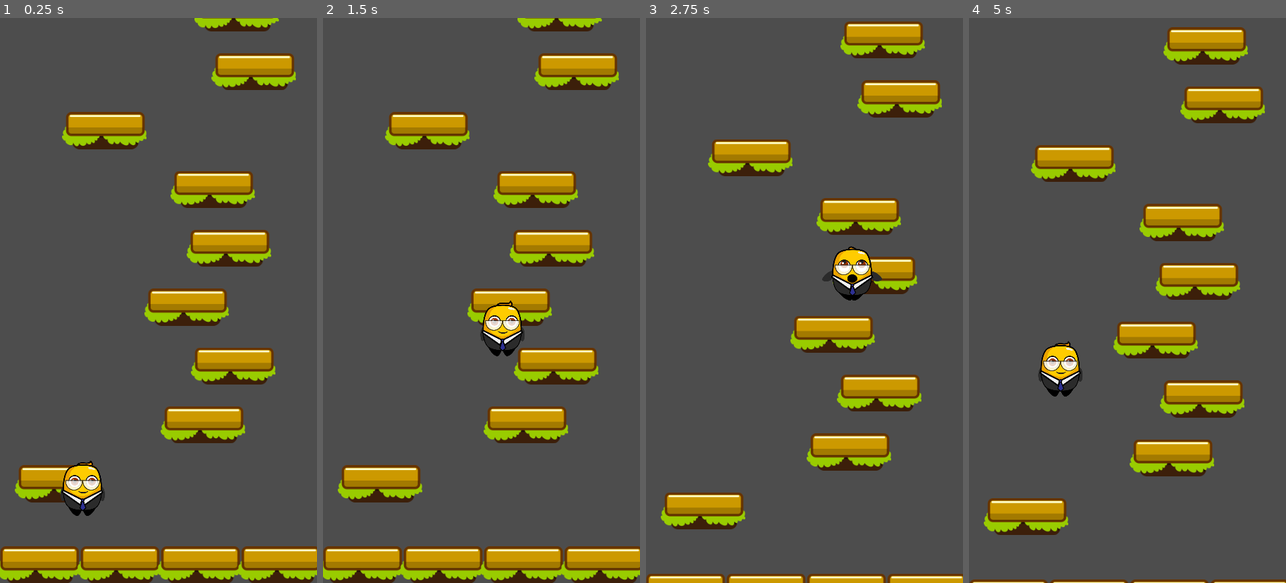
Above: before the commit, frames 1-4 (left to right).
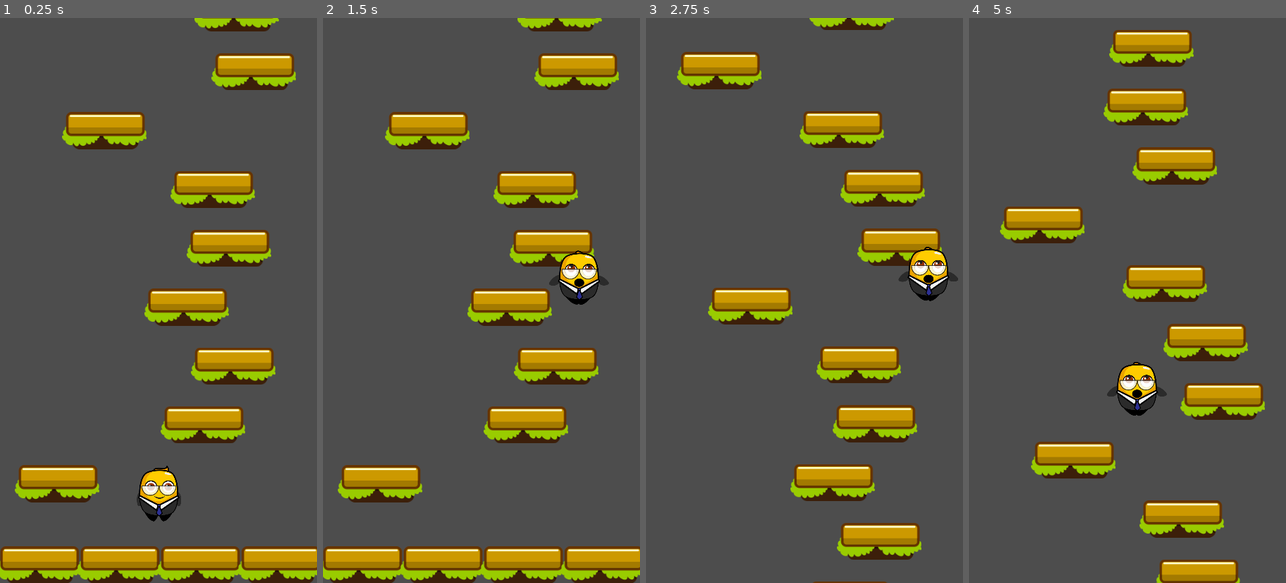
Above: after the commit, the same moments.

Repository: ericvennemeyer/JumperJam
Game: Godot game, scene res://scenes/game.tscn
The game is run twice, just before and just after one commit, with the same random seed, the same clock (stepped at 60 frames per second) and the same inputs.
Inputs:
- Up to frame 1 (0.25 s): no input
- Up to frame 2 (1.5 s): hold D (move_right) 0.53-1.28 s; hold A (move_left) from 1.28 s (still down)
- Up to frame 3 (2.75 s): release A (move_left) at 2.03 s; hold D (move_right) from 2.03 s (still down)
- Up to frame 4 (5 s): release D (move_right) at 3.53 s; hold A (move_left) from 3.53 s (still down)

The runs differ from the first frame. In frame 1, 2.0% of the frame differs, in the area x 19-58%, y 78-90%; in frame 2, 2.0%; in frame 3, 30%, in the area x 0-100%, y 0-100%; in frame 4, 28%.

Commit message:
Refactor game init code in Game.gd and spawn player from script

Diff:
--- a/scenes/game.tscn
+++ b/scenes/game.tscn
@@ -1,13 +1,9 @@
-[gd_scene load_steps=4 format=3 uid="uid://boc5g62mf5ct5"]
+[gd_scene load_steps=3 format=3 uid="uid://boc5g62mf5ct5"]
 
 [ext_resource type="Script" path="res://scripts/Game.gd" id="1_8arle"]
-[ext_resource type="PackedScene" uid="uid://bl1i5470a3rbl" path="res://scenes/player.tscn" id="2_gyju3"]
 [ext_resource type="PackedScene" uid="uid://dutpoqwb4a7xj" path="res://scenes/level_generator.tscn" id="3_rhnvy"]
 
 [node name="Game" type="Node2D"]
 script = ExtResource("1_8arle")
 
-[node name="Player" parent="." instance=ExtResource("2_gyju3")]
-position = Vector2(140, 816)
-
 [node name="LevelGenerator" parent="." instance=ExtResource("3_rhnvy")]
--- a/scripts/Game.gd
+++ b/scripts/Game.gd
@@ -1,22 +1,36 @@
 extends Node2D
 
-@onready var player = $Player
 @onready var level_generator = $LevelGenerator
 
 var camera_scene = preload("res://scenes/game_camera.tscn")
+var player_scene = preload("res://scenes/player.tscn")
+var player_spawn_pos: Vector2
+var player_spawn_pos_y_offset = 135
 
 var camera = null
+var player: Player = null
 
 func _ready():
-	camera = camera_scene.instantiate()
-	camera.setup_camera($Player)
-	add_child(camera)
+	var viewport_size = get_viewport_rect().size
+	player_spawn_pos.x = viewport_size.x / 2.0
+	player_spawn_pos.y = viewport_size.y - player_spawn_pos_y_offset
 
-	if player:
-		level_generator.setup(player)
+	new_game()
 
 func _process(delta):
 	if Input.is_action_just_pressed("quit"):
 		get_tree().quit()
 	if Input.is_action_just_pressed("reset"):
 		get_tree().reload_current_scene()
+
+func new_game():
+	player = player_scene.instantiate()
+	player.global_position = player_spawn_pos
+	add_child(player)
+
+	camera = camera_scene.instantiate()
+	camera.setup_camera(player)
+	add_child(camera)
+
+	if player:
+		level_generator.setup(player)
